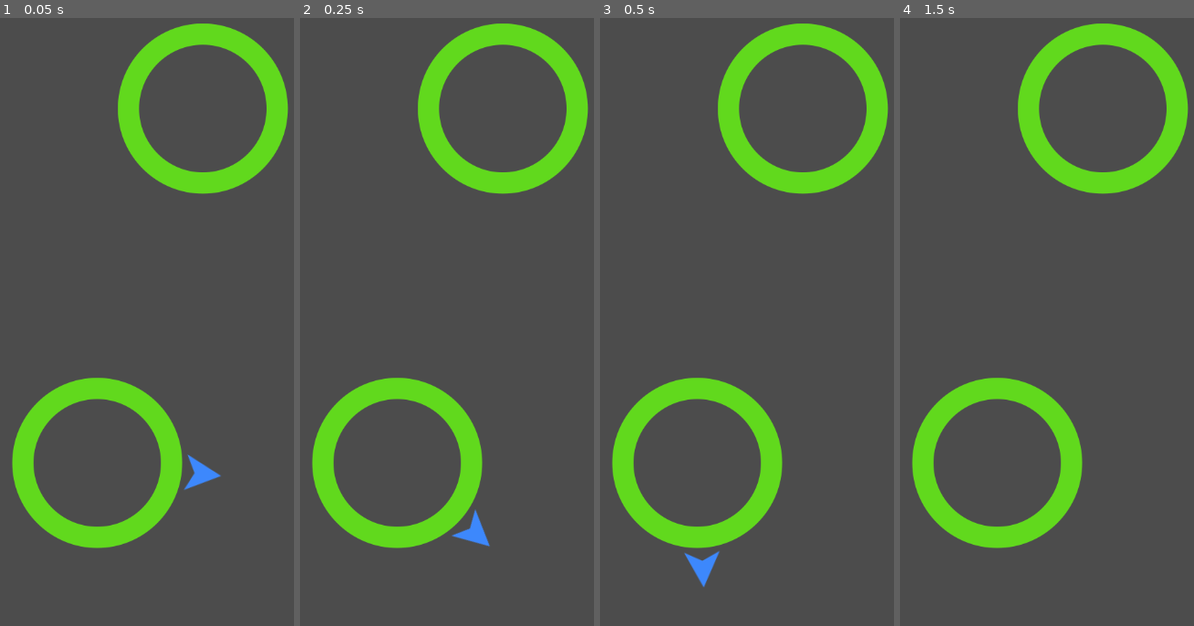
Above: before the commit, frames 1-4 (left to right).
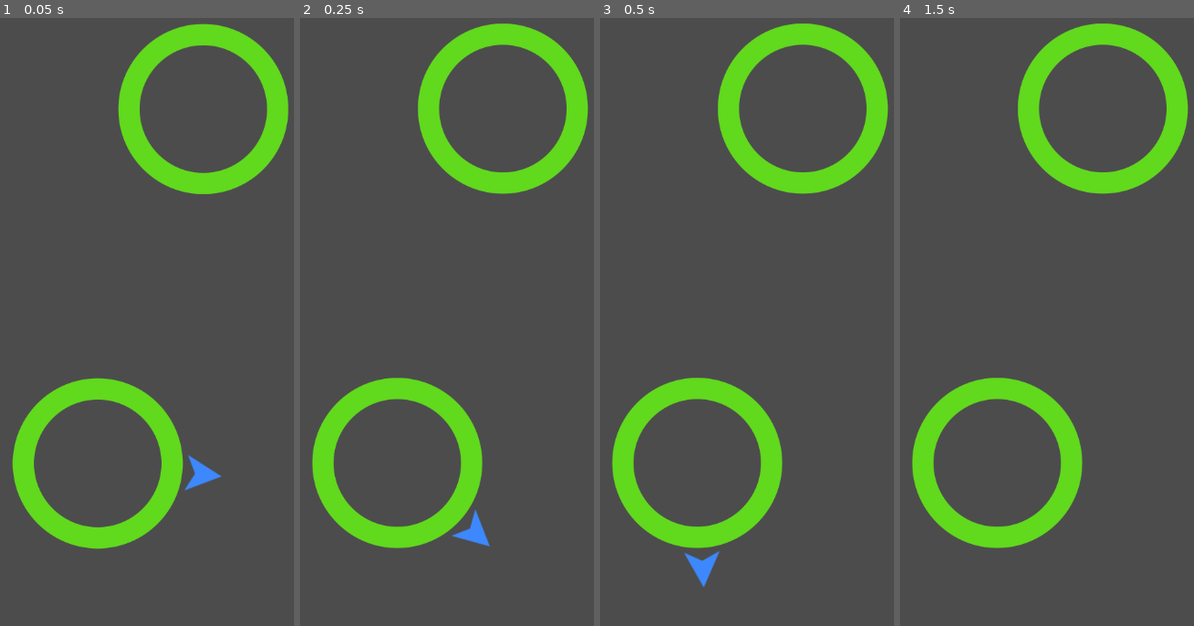
Above: after the commit, the same moments.

Repository: sal0w/CircleJump
Game: Godot game, scene res://Main.tscn
The game is run twice, just before and just after one commit, with the same random seed, the same clock (stepped at 60 frames per second) and the same inputs. The project has no main scene, so this scene is started directly.
Inputs (mouse positions are in pixels of both pictures, inside the frame that each line leads up to):
- Up to frame 1 (0.05 s): no input
- Up to frame 2 (0.25 s): no input
- Up to frame 3 (0.5 s): no input
- Up to frame 4 (1.5 s): move the mouse to (1088, 255) at 0.52 s; click (1088, 255) at 0.67 s; tap Enter at 1.25 s; move the mouse to (914, 328) at 1.27 s; click (914, 328) at 1.42 s

The runs differ from the first frame. In frame 1, 1.0% of the frame differs, in the area x 4-99%, y 0-88%; in frame 2, less than 0.1%; in frame 3, less than 0.1%; in frame 4, nothing differs.

Commit message:
[Bug Fixed] - teleporting fixed by changing the camera smoothing

Diff:
--- a/Main.tscn
+++ b/Main.tscn
@@ -11,3 +11,5 @@
 [node name="Camera2D" type="Camera2D" parent="."]
 offset = Vector2( 0, -200 )
 current = true
+smoothing_enabled = true
+smoothing_speed = 10.0
